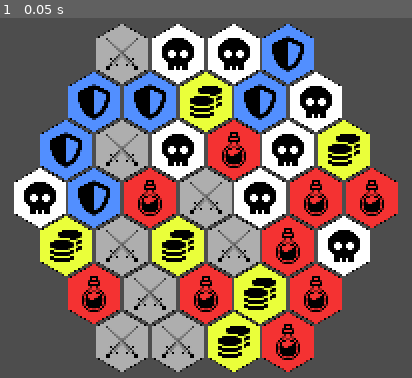
Above: before the commit, frame 1.
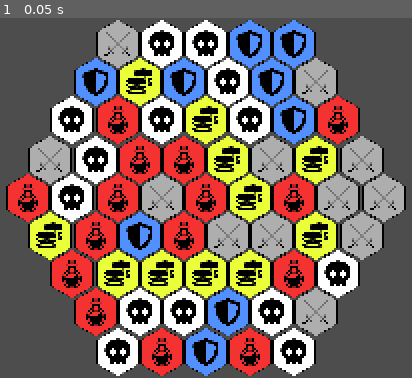
Above: after the commit, the same moment.

Repository: saateos/Hex
Game: Godot game, scene res://Scenes/main.tscn
The game is run twice, just before and just after one commit, with the same random seed, the same clock (stepped at 60 frames per second) and the same inputs.
Inputs:
- Up to frame 1 (0.05 s): no input

The runs differ from the first frame. In frame 1, 60% of the frame differs, in the area x 1-99%, y 0-100%.

Commit message:
взаимодействия с выделенной цепочкой
проверка если больше 3 элементов в цепочке
если да, то делам что-то (сейчас, меняем прозрачность)

Diff:
--- a/Scenes/main.tscn
+++ b/Scenes/main.tscn
@@ -6,7 +6,7 @@
 
 [node name="Camera" type="Camera2D" parent="."]
 unique_name_in_owner = true
-zoom = Vector2(0.5, 0.5)
+zoom = Vector2(0.4, 0.4)
 
 [node name="grid" type="Node2D" parent="."]
 script = ExtResource("1_jjgbg")
--- a/Scripts/grid.gd
+++ b/Scripts/grid.gd
@@ -12,7 +12,7 @@
 var line = preload("uid://bf501npeoutn4") #arrow
 var arrow = line.instantiate()
 @export var pointy = false
-@export var side = 4
+@export var side = 5
 @export var offset = 5
 @export var size = 123
 
@@ -83,25 +83,26 @@
 func touch_input():
 	var mouse_coords = get_global_mouse_position()
 	touch = pixel_to_hex(mouse_coords)
-	if if_in_grid(grid, touch) == true:
+	if if_in_grid(grid, touch):
 		if Input.is_action_just_pressed("touch"):
 			select.append(touch)
 			arrow.add_point(hex_to_pixel(touch))
 			controlling = true
 		if Input.is_action_pressed("touch") and controlling:
-			if touch not in select and is_neighbor(touch, select[-1]):
-				print(get_hex(grid, select[-1]).hex_type)
-				print(get_hex(grid, touch).hex_type)
-				print(pixel_to_hex(mouse_coords))
-				select.append(touch)
-				arrow.add_point(hex_to_pixel(touch))
-				print(select)
-			elif select.find(touch)==select.size()-2:
-				select.pop_back()
-				arrow.remove_point(arrow.get_point_count() - 1)
-				print(select)
+			if get_hex(grid, select[-1]).hex_type == get_hex(grid, touch).hex_type and is_neighbor(touch, select[-1]):
+				if touch not in select:
+					print(pixel_to_hex(mouse_coords))
+					select.append(touch)
+					arrow.add_point(hex_to_pixel(touch))
+					print(select)
+				elif select.find(touch)==select.size()-2:
+					select.pop_back()
+					arrow.remove_point(arrow.get_point_count() - 1)
+					print(select)
 	if Input.is_action_just_released("touch"):
 		print(select)
+		if is_completed_chain(select):
+			chain_behavior(select)
 		select.clear()
 		arrow.clear_points()
 		controlling = false
@@ -128,6 +129,14 @@
 	]
 	if hex_1 - hex_2 in directions:
 		return true
+# цепочка из 3х и больше элементов
+func is_completed_chain(array):
+	if array.size() >= 3:
+		return true
+# взоимодействие с цепочкой, что делать после мэтча
+func chain_behavior(array):
+	for i in array.size():
+		get_hex(grid, array[i]).dim()
 # Спавним хексы
 func spawn():
 	for i in grid.size():
--- a/Scripts/hex.gd
+++ b/Scripts/hex.gd
@@ -1,3 +1,7 @@
 extends Node2D
 
 @export var hex_type: String
+
+func dim():
+	var hex = get_node("Hex")
+	hex.modulate.a = .5
